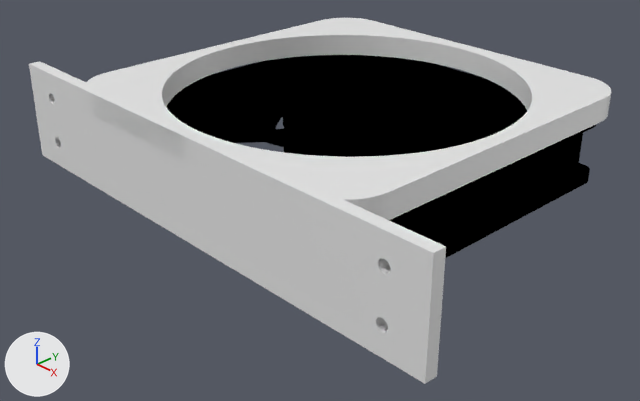
The Blender file Panel_Addons/FanMount.blend, before and after one commit.
The view is the same before and after, from a camera (50 mm lens) standing at (0.197, -0.197, 0.11) and looking at (0.001, -0.013, -0.022). Arrows for +X, +Y and +Z are at lower left; the lights stay in place.
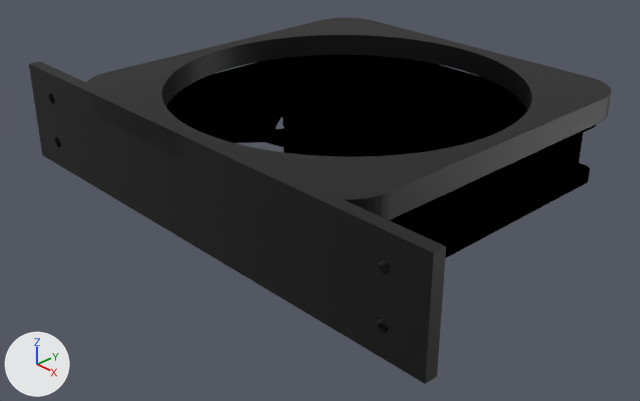
Where the change shows, as pixel boxes (x1, y1, x2, y2) in the pictures (640 x 401 px):
'Cube', recoloured (grey to black): (29, 61, 446, 384) in both
'Plane', recoloured (white to black): (86, 18, 611, 220) in both

Patch to the scene script:
```diff
--- a/Panel_Addons/FanMount.blend.py
+++ b/Panel_Addons/FanMount.blend.py
@@ mat_material @@
+mat_material = principled_material('Material')
+mat_material.base_color = (0.0, 0.0, 0.0)  # black #000000
@@ me_plane @@
 me_plane.from_pydata(...)  # 424 vertices, 272 faces; spans x -1.0..1.0, y -1.0..1.0, z 0.0..0.01
+me_plane.materials.append(mat_material)  # black #000000
@@ me_cube_001 @@
 me_cube_001.from_pydata(...)  # 12 vertices, 11 faces; spans x -2.79..2.79, y -1.0..1.0, z -1.16..1.16
+me_cube_001.materials.append(mat_material)  # black #000000
```
